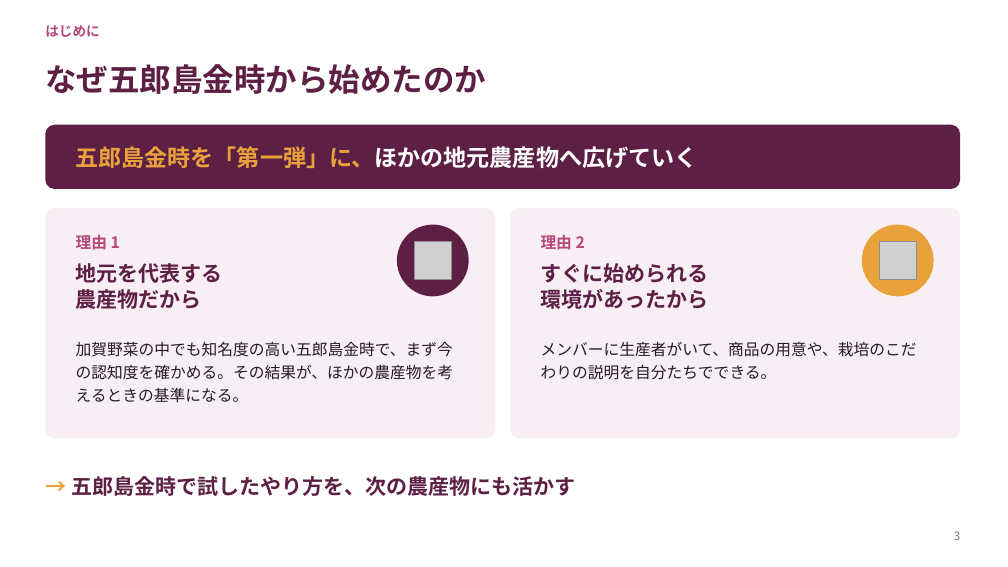
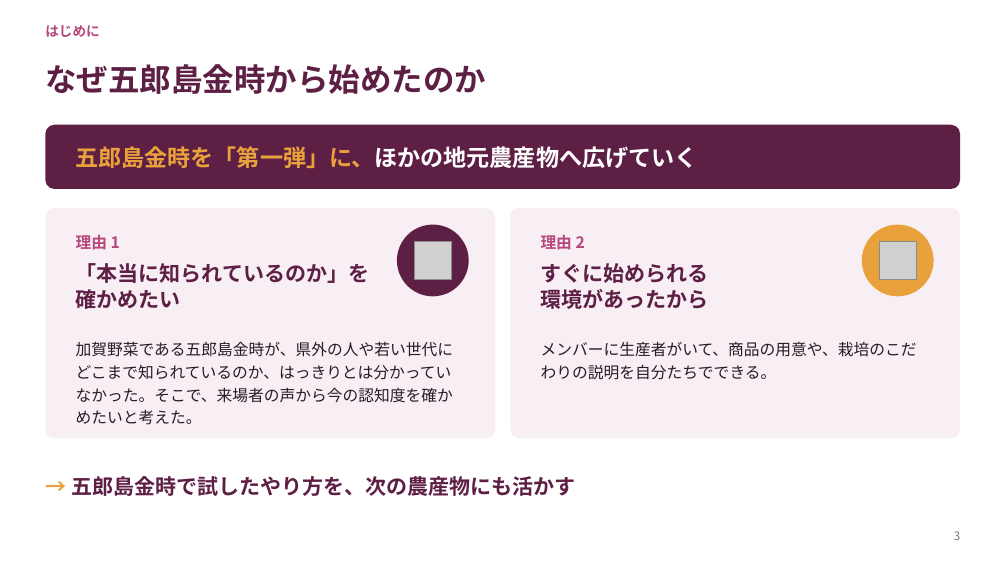
Before and after one commit to tadakazukawani/first-contributions, a slide deck: slide 3 of 農業青年/地元農産物認知拡大プロジェクト.pptx. Drawn at 1008x567 pixels with LibreOffice and Linux fonts; fonts in the diff are those of the drawing; grey boxes stand for pictures. Boxes give left, top, right and bottom in pixels: in the first picture for what was removed or moved away, otherwise in the second. Text is boxed around its words. In the diff, an @@ line names an element or a change of style, - is before the commit and + after.

```diff
--- a/農業青年/地元農産物認知拡大プロジェクト.pptx
+++ b/農業青年/地元農産物認知拡大プロジェクト.pptx
@@ text at (x1=76, y1=263, x2=370, y2=309): text changed @@
-地元を代表する
-農産物だから
+「本当に知られているのか」を
+確かめたい
@@ text at (x1=76, y1=341, x2=453, y2=425): text changed @@
-加賀野菜の中でも知名度の高い五郎島金時で、まず今の認知度を確かめる。その結果が、ほかの農産物を考えるときの基準になる。
+加賀野菜である五郎島金時が、県外の人や若い世代にどこまで知られているのか、はっきりとは分かっていなかった。そこで、来場者の声から今の認知度を確かめたいと考えた。
```
Also in this commit, not shown: 2 other files.
